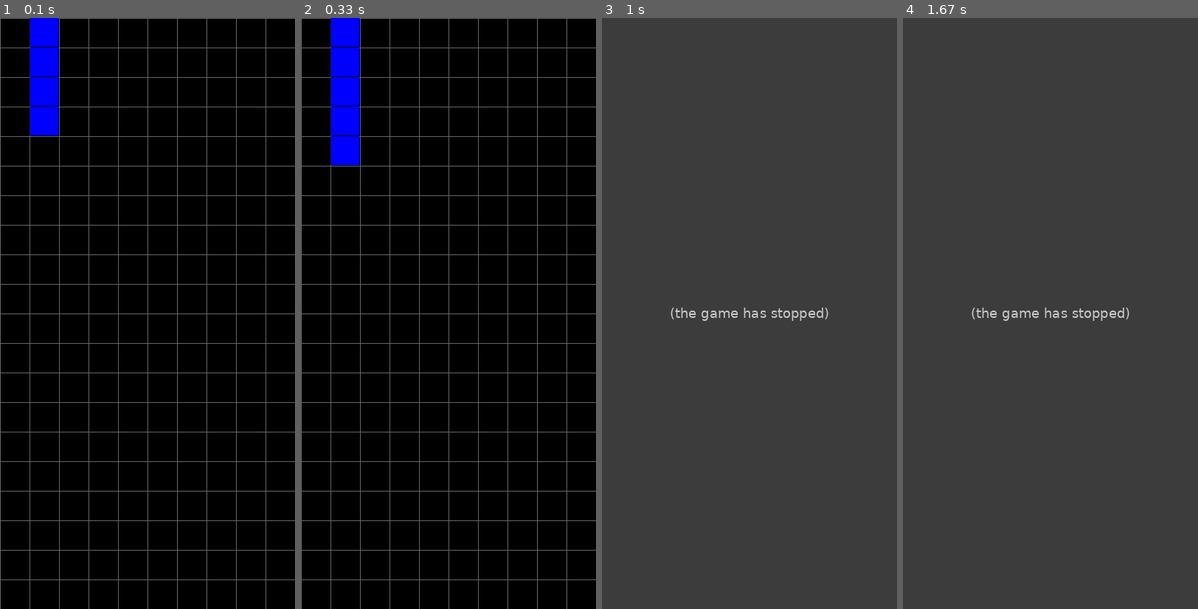
Above: before the commit, frames 1-4 (left to right).
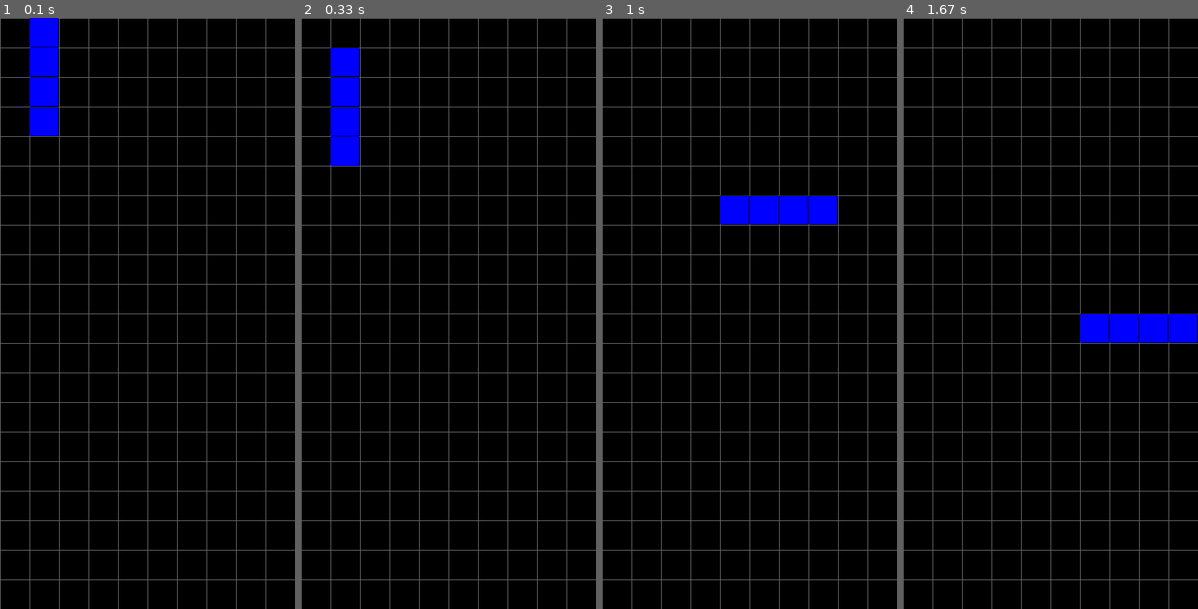
Above: after the commit, the same moments.

Repository: MrGio7/Tetris-pygame
Game: pygame game, started from main.py
The game is run twice, just before and just after one commit, with the same random seed, the same clock (stepped at 60 frames per second) and the same inputs.
Inputs:
- Up to frame 1 (0.1 s): no input
- Up to frame 2 (0.33 s): no input
- Up to frame 3 (1 s): hold Right 0.33-0.8 s; hold Up from 0.83 s (still down)
- Up to frame 4 (1.67 s): release Up at 1.13 s; hold Right 1.17-1.63 s

Frame 1 is identical in both runs. In frame 2, 0.5% of the frame differs, in the area x 10-20%, y 0-5%; in frame 3, 100%; in frame 4, 100%, in the area x 0-100%, y 0-100%.
Error before the commit: AttributeError: 'Blocks' object has no attribute 'posx' (blocks.py line 65); the game stopped at 0.4 s (later frames are placeholders)

Commit message:
added stacking function

Diff:
--- a/blocks.py
+++ b/blocks.py
@@ -23,46 +23,52 @@
         ]
         self.random_shape = random.randint(0, int(len(self.shape) - 1))
         self.random_figure = random.randint(0, int(len(self.shape[self.random_shape]) - 1))
+        self.posx = 0
+        self.posy = 0
         self.block = []
         self.valid_space = []
         self.update = 0
         self.response = 0
         self.rotation = 0
+        self.border = False
 
     def block_rotation(self):
         self.rotation = self.rotation % len(self.shape[self.random_shape])
-
-    def block_init(self):
-        for i in self.shape[self.random_shape][self.rotation]:
-                    for row in self.matrix:
-                        if i in row:
-                            posx = self.size*row.index(i)
-                            posy = self.size*self.matrix.index(row)
-                            self.block.append([posx, posy])
 
     def valid_sp(self):
         pass
 
     def block_draw(self):
         for i in self.shape[self.random_shape][self.rotation]:
-                    for row in self.matrix:
-                        if i in row:
-                            posx = self.size*row.index(i)
-                            posy = self.size*self.matrix.index(row)
-                            self.block.append([posx, posy])
-        for cor in self.block:
-            pygame.draw.rect(self.screen, self.BLUE, [cor[0], cor[1], self.size - 1, self.size - 1], width=0)
+            for row in self.matrix:
+                if i in row:
+                    posx = self.size*row.index(i)
+                    posy = self.size*self.matrix.index(row)
+                    self.block.append([posx + self.posx, posy + self.posy])
+                    if len(self.block) > 4:
+                        self.block.pop(0)
+                    pygame.draw.rect(self.screen, self.BLUE, [posx + self.posx, posy + self.posy, self.size - 1, self.size - 1], width=0)
 
     def block_drop(self):
         key = pygame.key.get_pressed()
 
         self.response += 1
         if key[K_LEFT]:
-            if self.response > 5 and self.posx > 0:
+            space = True
+            for cor in self.block:
+                if ([cor[0] - self.size, cor[1]]) in self.bg:
+                    space = False
+
+            if self.response > 5 and space:
                 self.posx -= self.size
 
         if key[K_RIGHT]:
-            if self.response > 5 and self.posx < self.width - self.size:
+            space = True
+            for cor in self.block:
+                if ([cor[0] + self.size, cor[1]]) in self.bg:
+                    space = False
+
+            if self.response > 5 and space:
                 self.posx += self.size
 
         if key[K_UP]:
@@ -74,22 +80,21 @@
             self.response = 0
 
         self.update += 1
-
-        contains = False
         for cor in self.block:
             if ([cor[0], cor[1] + self.size]) in self.bg:
-                contains = True
+                self.border = True
 
-        if contains:
+        if self.border:
             for cor in self.block:
                 self.bg.append(cor)
             self.block = []
             self.random_shape = random.randint(0, int(len(self.shape) - 1))
             self.random_figure = random.randint(0, int(len(self.shape[self.random_shape]) - 1))
-            self.block_init()
-            contains = False
+            self.posy = 0
+            self.posx = 0
+            self.border = False
 
         if self.update > 10:
-            for cor in self.block:
-                cor[1] += self.size
-                self.update = 0
+            self.posy += self.size
+            self.update = 0
+            print(f"BG: {self.block}")
